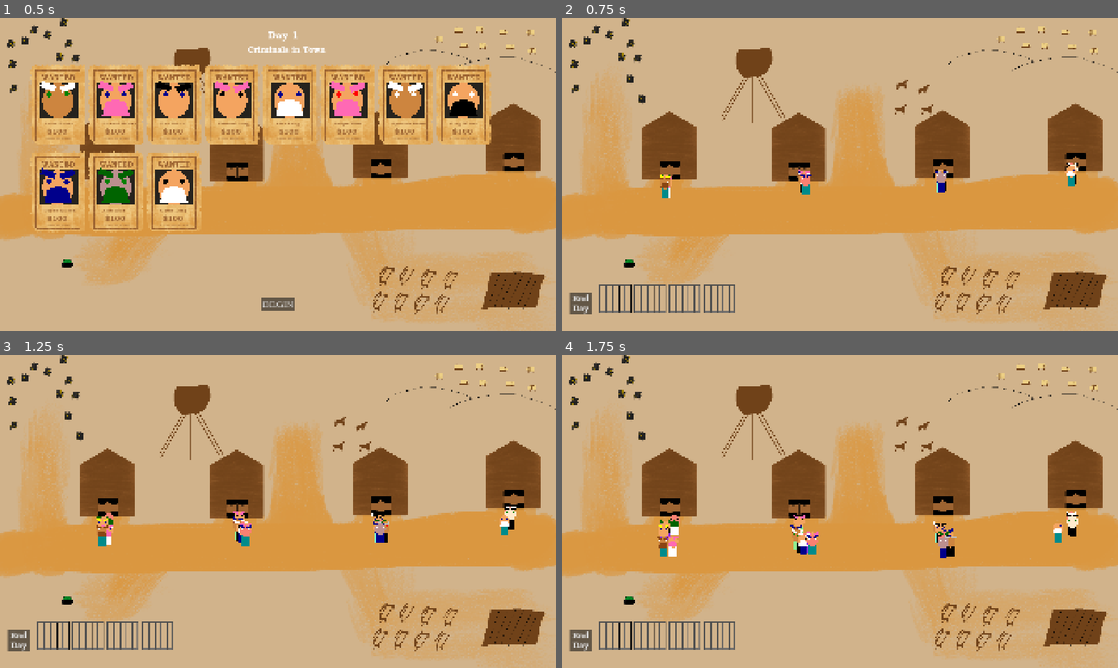
Above: before the commit, frames 1-4 (two rows, left to right).
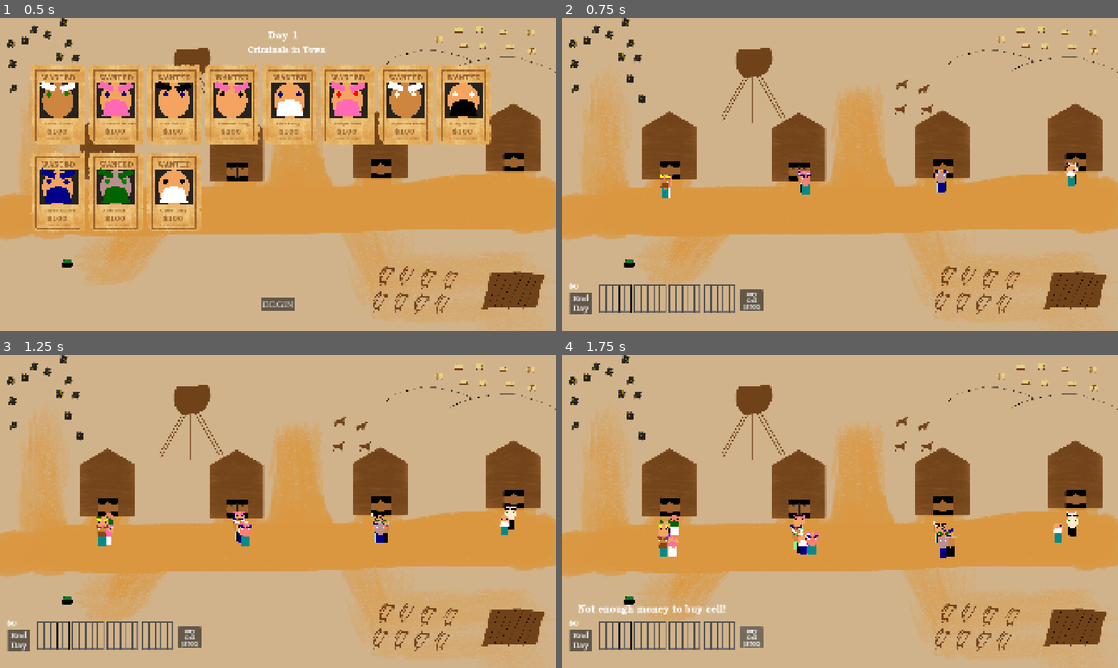
Above: after the commit, the same moments.

Repository: PeterMaidaRobot/Bounty-Game-Jam
Game: Godot game, scene res://main.tscn
Two runs of this game, one before a commit and one after it. Both use one fixed random seed, a clock stepped at 60 frames per second and the inputs below.
Inputs (mouse positions are in pixels of both pictures, inside the frame that each line leads up to):
- Up to frame 1 (0.5 s): no input
- Up to frame 2 (0.75 s): click "BEGIN" at 0.5 s
- Up to frame 3 (1.25 s): no input
- Up to frame 4 (1.75 s): click (751, 636) at 1.25 s, where only the run after the commit has a clickable "Buy Cell ($500)"

Frame 1 is identical in both runs. In frame 2, 0.3% of the frame differs, in the area x 1-37%, y 84-94%; in frame 3, 0.3%; in frame 4, 0.7%, in the area x 1-37%, y 79-94%.

Commit message:
Added ability to buy cells!

Diff:
--- a/main.gd
+++ b/main.gd
@@ -1,7 +1,9 @@
 extends Node2D
 
 
-const MAX_JAIL_CELLS : int = 4
+const JAIL_CELL_SPACING = 120
+const MAX_JAIL_CELLS : int = 8
+var num_jail_cells : int = 4
 var num_full_cells : int = 0
 var arrested_people : Array[Person] = []
 
@@ -12,6 +14,8 @@
 
 enum GAME_STATE { POSTERS, CATCHING, STATS }
 var game_state : GAME_STATE
+
+var player_money = 0
 
 
 enum PATH_OPTIONS {
@@ -404,8 +408,7 @@
 		child.queue_free()
 
 	# Generate empty jail cell icons
-	const JAIL_CELL_SPACING = 120
-	for i in range(MAX_JAIL_CELLS):
+	for i in range(num_jail_cells):
 		var jail_icon = JailIcon.constructor(Vector2(JAIL_CELL_SPACING * i, 0))
 		$JailIconOverlay/JailIcons.add_child(jail_icon)
 
@@ -482,6 +485,14 @@
 
 
 '''
+Updates the value and the label
+'''
+func add_player_money(amount):
+	player_money += amount
+	$JailIconOverlay/MoneyLabel.text = "$" + str(player_money)
+
+
+'''
 The BEGIN button is pressed when starting a new day
 '''
 func _on_begin_button_pressed() -> void:
@@ -499,17 +510,43 @@
 	$JailIconOverlay/CatchLabel/CatchLabelTimer.stop() # reassure it is off to prevent a race-condition turning it off
 	$JailIconOverlay/CatchLabel.show()
 	$JailIconOverlay/CatchLabel/CatchLabelTimer.start()
+	add_player_money(person.bounty)
 
 	# Guard against overflow
-	if num_full_cells < MAX_JAIL_CELLS:
+	if num_full_cells < num_jail_cells:
 		$JailIconOverlay/JailIcons.get_child(num_full_cells).add_person(person)
 		num_full_cells += 1
 		arrested_people.append(person)
 
-	if num_full_cells == MAX_JAIL_CELLS:
+	if num_full_cells == num_jail_cells:
 		print("full cells!")
 		end_day()
 
 
 func _on_catch_label_timer_timeout() -> void:
 	$JailIconOverlay/CatchLabel.hide()
+
+
+func _on_buy_cell_button_pressed() -> void:
+	const CELL_COST : int = 500
+
+	# Check they can buy it
+	if player_money >= CELL_COST:
+		add_player_money(-1 * CELL_COST)
+
+
+		var jail_icon = JailIcon.constructor(Vector2(JAIL_CELL_SPACING * num_jail_cells, 0))
+		$JailIconOverlay/JailIcons.add_child(jail_icon)
+
+		$JailIconOverlay/BuyCellButton.position += Vector2(JAIL_CELL_SPACING, 0)
+
+		num_jail_cells += 1
+
+		if num_jail_cells >= MAX_JAIL_CELLS:
+			$JailIconOverlay/BuyCellButton.hide()
+	else:
+		# Re-purpose the catch label to give feedback to the player
+		$JailIconOverlay/CatchLabel.text = "Not enough money to buy cell!"
+		$JailIconOverlay/CatchLabel/CatchLabelTimer.stop() # reassure it is off to prevent a race-condition turning it off
+		$JailIconOverlay/CatchLabel.show()
+		$JailIconOverlay/CatchLabel/CatchLabelTimer.start()
--- a/main.tscn
+++ b/main.tscn
@@ -214,6 +214,26 @@
 text = "End
 Day"
 
+[node name="MoneyLabel" type="Label" parent="JailIconOverlay" unique_id=1371064802]
+offset_left = 24.0
+offset_top = 911.0
+offset_right = 64.0
+offset_bottom = 940.0
+theme_override_fonts/font = ExtResource("4_1bvp3")
+theme_override_font_sizes/font_size = 24
+text = "$0"
+
+[node name="BuyCellButton" type="Button" parent="JailIconOverlay" unique_id=782088729]
+offset_left = 616.0
+offset_top = 938.0
+offset_right = 694.0
+offset_bottom = 1012.0
+theme_override_fonts/font = ExtResource("4_1bvp3")
+theme_override_font_sizes/font_size = 18
+text = "Buy
+Cell
+($500)"
+
 [node name="DayOverOverlay" type="Node2D" parent="." unique_id=1178398197]
 
 [node name="DayCompleteLabel" type="Label" parent="DayOverOverlay" unique_id=1622343282]
@@ -302,4 +322,5 @@
 [connection signal="pressed" from="PosterOverlay/PosterOverlayControls/BeginButton" to="." method="_on_begin_button_pressed"]
 [connection signal="timeout" from="JailIconOverlay/CatchLabel/CatchLabelTimer" to="." method="_on_catch_label_timer_timeout"]
 [connection signal="pressed" from="JailIconOverlay/EndDayButton" to="." method="end_day"]
+[connection signal="pressed" from="JailIconOverlay/BuyCellButton" to="." method="_on_buy_cell_button_pressed"]
 [connection signal="pressed" from="DayOverOverlay/NextDayButton" to="." method="start_day"]
